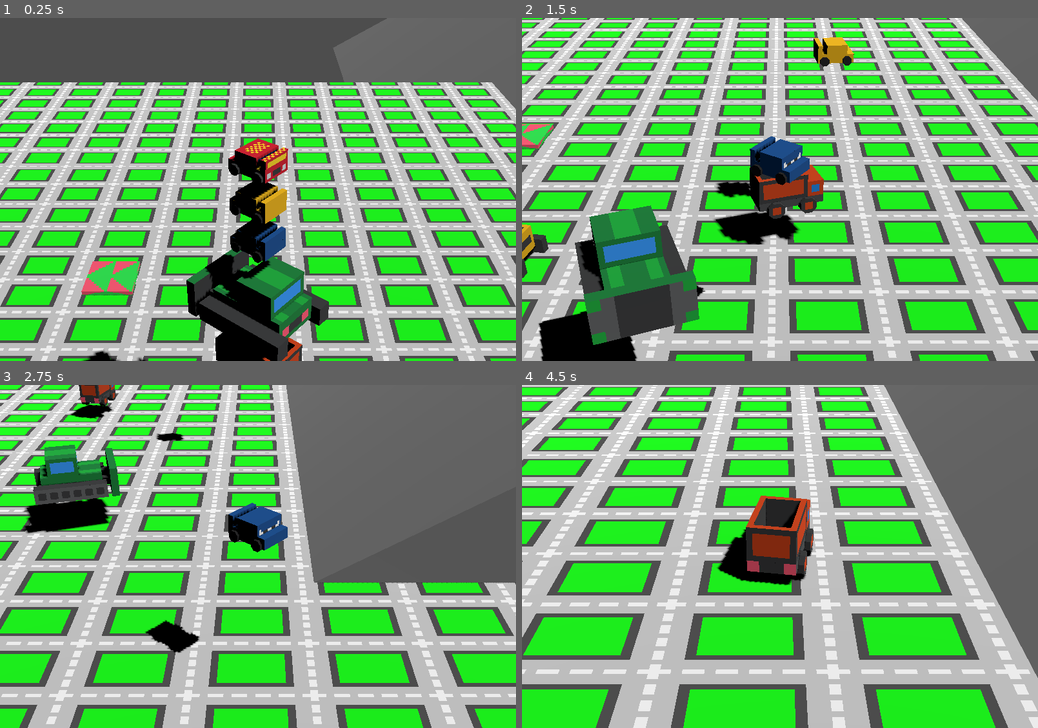
Above: before the commit, frames 1-4 (two rows, left to right).
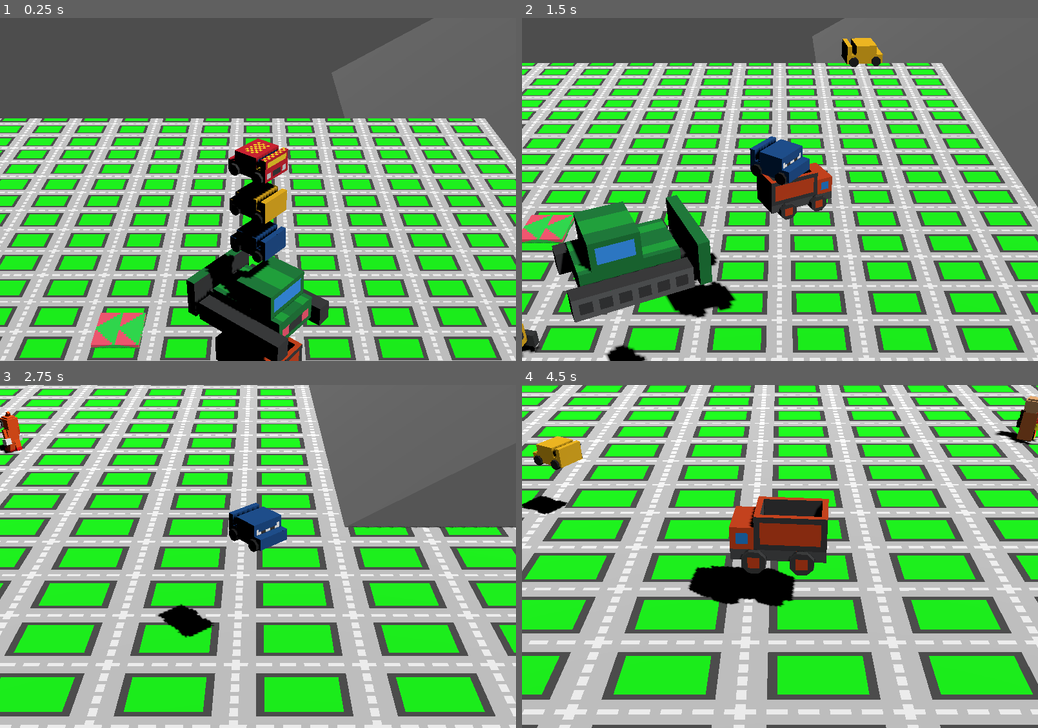
Above: after the commit, the same moments.

Repository: KYOHEI-ABC/CARS
Game: Godot game, scene res://main.tscn
Two runs of this game, one before a commit and one after it. Both use one fixed random seed, a clock stepped at 60 frames per second and the inputs below.
Inputs:
- Up to frame 1 (0.25 s): no input
- Up to frame 2 (1.5 s): tap Enter at 0.5, 1.35 s; hold D 0.53-1.28 s; tap Shift at 0.6 s; tap Space at 0.77 s; hold S from 1.28 s (still down)
- Up to frame 3 (2.75 s): tap Space at 1.52 s; release S at 2.03 s; hold D from 2.03 s (still down); tap Shift at 2.1 s
- Up to frame 4 (4.5 s): release D at 2.78 s; hold W 2.78-3.53 s; tap Enter at 2.85, 4.35 s; tap Space at 3.02, 3.77 s; hold A from 3.53 s (still down); tap Shift at 3.6 s

The runs differ from the first frame. In frame 1, 54% of the frame differs, in the area x 0-100%, y 0-100%; in frame 2, 71%; in frame 3, 65%; in frame 4, 77%.

Commit message:
Add new character models and implement arm and leg movement animations

Diff:
--- a/scripts/character.gd
+++ b/scripts/character.gd
@@ -8,8 +8,10 @@
 	preload("res://assets/tomica/buru.gltf"),
 	preload("res://assets/tomica/dump.gltf"),
 	preload("res://assets/tomica/police.gltf"),
-	preload("res://assets/tomica/shobel.gltf")
-
+	preload("res://assets/tomica/shobel.gltf"),
+	preload("res://assets/anpanman/anpanman.gltf"),
+	preload("res://assets/anpanman/baikinman.gltf"),
+	preload("res://assets/anpanman/dokin.gltf"),
 ]
 var index: int = 0
 
@@ -69,6 +71,21 @@
 	elif index == 6:
 		var phase = (2.0 * PI * Time.get_ticks_msec()) / 1000.0
 		model.get_child(4).rotation.x = deg_to_rad(60) + (deg_to_rad(30) * sin(phase))
+	elif index >= 7:
+		var arms: Array[Node3D] = []
+		var legs: Array[Node3D] = []
+		arms = [model.get_node("RightArm"), model.get_node("LeftArm")]
+		legs = [model.get_node("RightLeg"), model.get_node("LeftLeg")]
+		var progress = sin(2.0 * PI * Time.get_ticks_msec() / 500.0)
+		arms[0].rotation_degrees.x = 45 * progress
+		arms[1].rotation_degrees.x = -45 * progress
+		legs[0].rotation_degrees.x = -45 * progress
+		legs[1].rotation_degrees.x = 45 * progress
+
+	if -0.01 < body.linear_velocity.y and body.linear_velocity.y < 0.01:
+		if randf() < 0.008:
+			body.apply_central_impulse(Vector3(0, 8, 0))
+
 
 func _on_body_entered(_body: Node) -> void:
 	if _body is StaticBody3D:
